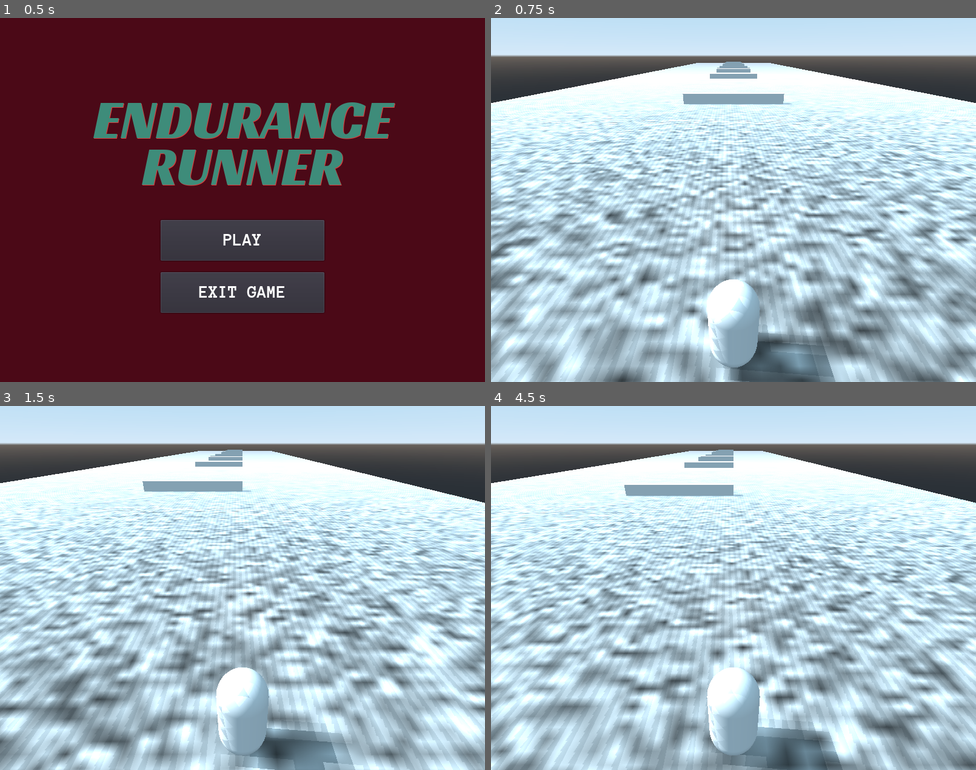
Above: before the commit, frames 1-4 (two rows, left to right).
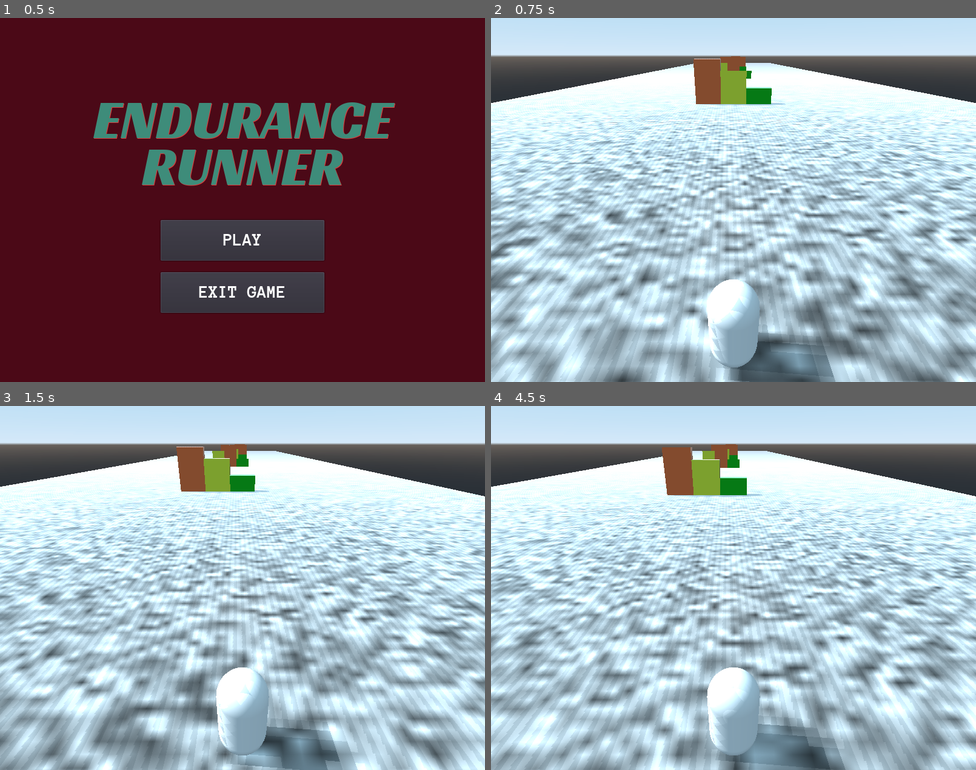
Above: after the commit, the same moments.

Repository: rans0000/endless-runner
Game: Godot game, scene res://UI/MainMenu/MainMenu.tscn
The game is run twice, just before and just after one commit, with the same random seed, the same clock (stepped at 60 frames per second) and the same inputs.
Inputs:
- Up to frame 1 (0.5 s): no input
- Up to frame 2 (0.75 s): click "PLAY" at 0.5 s
- Up to frame 3 (1.5 s): tap Enter at 1.25 s; hold D (move_right) from 1.28 s (still down); hold S (move_stop) from 1.28 s (still down)
- Up to frame 4 (4.5 s): tap Space (jump) at 1.52, 2.27, 2.75, 3.77 s; release D (move_right) at 2.03 s; release S (move_stop) at 2.03 s; hold Down (ui_down) 2.03-2.78 s; tap S (move_stop) at 2.1, 3.6 s; hold D (move_right) 2.78-3.53 s; hold S (move_stop) 2.78-3.53 s; tap Enter at 3.5 s; hold W (move_forward) 3.53-4.28 s; hold A (move_left) from 4.28 s (still down); hold S (move_stop) from 4.28 s (still down)

Frame 1 is identical in both runs. In frame 2, 1.8% of the frame differs, in the area x 39-63%, y 10-24%; in frame 3, 48%; in frame 4, 49%, in the area x 0-100%, y 10-100%.

Commit message:
Add small, medium and large obstacles into the floor

Diff:
--- a/Player/Player.gd
+++ b/Player/Player.gd
@@ -10,7 +10,7 @@
 var current_strafe_position = 1
 const MAX_STRAFE_POSITION = 3
 
-const STRAFE_DISTANCE = 10
+const STRAFE_DISTANCE = 5
 const FORWARD_SPEED = 30
 const STRAFE_SPEED = 80
 const ACCELERATION = 1
--- /dev/null
+++ b/World/Obstacles/ObstacleHigh.tscn
@@ -0,0 +1,34 @@
+[gd_scene load_steps=5 format=2]
+
+[sub_resource type="CubeMesh" id=2]
+size = Vector3( 5, 8, 2 )
+
+[sub_resource type="SpatialMaterial" id=3]
+albedo_color = Color( 0.968627, 0.45098, 0.247059, 1 )
+metallic_specular = 0.0
+roughness = 0.0
+
+[sub_resource type="BoxShape" id=4]
+extents = Vector3( 2.5, 4, 1 )
+
+[sub_resource type="PlaneMesh" id=1]
+size = Vector2( 5, 5 )
+
+[node name="ObstacleSmall" type="StaticBody"]
+
+[node name="MeshInstance" type="MeshInstance" parent="."]
+transform = Transform( 1, 0, 0, 0, 1, 0, 0, 0, 1, 0, 4, 0 )
+mesh = SubResource( 2 )
+material/0 = SubResource( 3 )
+
+[node name="CollisionShape" type="CollisionShape" parent="."]
+transform = Transform( 1, 0, 0, 0, 1, 0, 0, 0, 1, 0, 4, 0 )
+shape = SubResource( 4 )
+
+[node name="GridRef" type="MeshInstance" parent="."]
+visible = false
+mesh = SubResource( 1 )
+material/0 = null
+__meta__ = {
+"_edit_lock_": true
+}
--- /dev/null
+++ b/World/Obstacles/ObstacleMedium.tscn
@@ -0,0 +1,34 @@
+[gd_scene load_steps=5 format=2]
+
+[sub_resource type="CubeMesh" id=1]
+size = Vector3( 5, 6, 2 )
+
+[sub_resource type="SpatialMaterial" id=2]
+albedo_color = Color( 0.913725, 0.968627, 0.247059, 1 )
+metallic_specular = 0.0
+roughness = 0.0
+
+[sub_resource type="BoxShape" id=3]
+extents = Vector3( 2.5, 3, 1 )
+
+[sub_resource type="PlaneMesh" id=4]
+size = Vector2( 5, 5 )
+
+[node name="ObstacleSmall" type="StaticBody"]
+
+[node name="MeshInstance" type="MeshInstance" parent="."]
+transform = Transform( 1, 0, 0, 0, 1, 0, 0, 0, 1, 0, 3, 0 )
+mesh = SubResource( 1 )
+material/0 = SubResource( 2 )
+
+[node name="CollisionShape" type="CollisionShape" parent="."]
+transform = Transform( 1, 0, 0, 0, 1, 0, 0, 0, 1, 0, 3, 0 )
+shape = SubResource( 3 )
+
+[node name="GridRef" type="MeshInstance" parent="."]
+visible = false
+mesh = SubResource( 4 )
+material/0 = null
+__meta__ = {
+"_edit_lock_": true
+}
--- /dev/null
+++ b/World/Obstacles/ObstacleSmall.tscn
@@ -0,0 +1,31 @@
+[gd_scene load_steps=5 format=2]
+
+[sub_resource type="CubeMesh" id=1]
+size = Vector3( 5, 3, 2 )
+
+[sub_resource type="SpatialMaterial" id=2]
+albedo_color = Color( 0.0431373, 0.729412, 0.113725, 1 )
+metallic_specular = 0.0
+roughness = 0.0
+
+[sub_resource type="BoxShape" id=3]
+extents = Vector3( 2.5, 1.5, 1 )
+
+[sub_resource type="PlaneMesh" id=4]
+size = Vector2( 5, 5 )
+
+[node name="ObstacleSmall" type="StaticBody"]
+
+[node name="MeshInstance" type="MeshInstance" parent="."]
+transform = Transform( 1, 0, 0, 0, 1, 0, 0, 0, 1, 0, 1.5, 0 )
+mesh = SubResource( 1 )
+material/0 = SubResource( 2 )
+
+[node name="CollisionShape" type="CollisionShape" parent="."]
+transform = Transform( 1, 0, 0, 0, 1, 0, 0, 0, 1, 0, 1.5, 0 )
+shape = SubResource( 3 )
+
+[node name="GridRef" type="MeshInstance" parent="."]
+visible = false
+mesh = SubResource( 4 )
+material/0 = null
--- /dev/null
+++ b/World/Wall.gd
@@ -0,0 +1,19 @@
+extends StaticBody
+
+onready var segments = [preload("res://World/Obstacles/ObstacleSmall.tscn"), preload("res://World/Obstacles/ObstacleMedium.tscn"), preload("res://World/Obstacles/ObstacleHigh.tscn")]
+
+var rng = RandomNumberGenerator.new()
+const SEGMENT_WIDTH = 5
+
+func _ready():
+	build_wall_segments()
+
+
+func build_wall_segments():
+	rng.randomize()
+	var segment_size = segments.size()
+	for pos in range(-1, 2):
+		var seg_pos_x = pos * SEGMENT_WIDTH
+		var segment = segments[rng.randi_range(0, segment_size - 1)].instance()
+		add_child(segment)
+		segment.transform.origin = Vector3(seg_pos_x, 0, 0)
--- a/World/Wall.tscn
+++ b/World/Wall.tscn
@@ -1,4 +1,6 @@
-[gd_scene load_steps=3 format=2]
+[gd_scene load_steps=4 format=2]
+
+[ext_resource path="res://World/Wall.gd" type="Script" id=1]
 
 [sub_resource type="CubeMesh" id=1]
 size = Vector3( 20, 2, 2 )
@@ -6,13 +8,17 @@
 [sub_resource type="BoxShape" id=2]
 extents = Vector3( 10, 1, 1 )
 
-[node name="Wall01" type="StaticBody"]
+[node name="Wall" type="StaticBody"]
+script = ExtResource( 1 )
 
 [node name="MeshInstance" type="MeshInstance" parent="."]
 transform = Transform( 1, 0, 0, 0, 1, 0, 0, 0, 1, 0, 1, 0 )
+visible = false
 mesh = SubResource( 1 )
 material/0 = null
 
 [node name="CollisionShape" type="CollisionShape" parent="."]
 transform = Transform( 1, 0, 0, 0, 1, 0, 0, 0, 1, 0, 1, 0 )
+visible = false
 shape = SubResource( 2 )
+disabled = true
